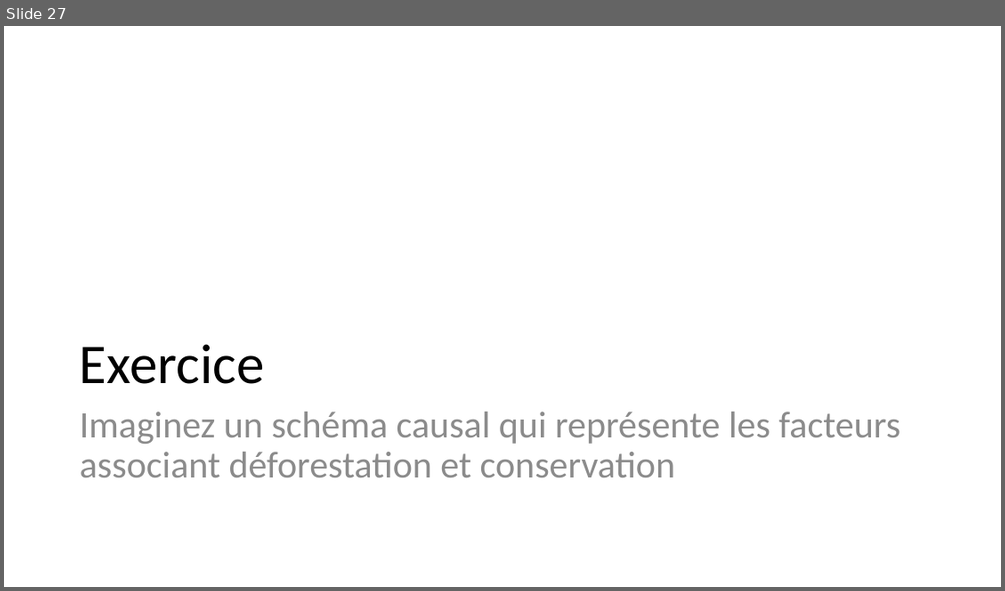
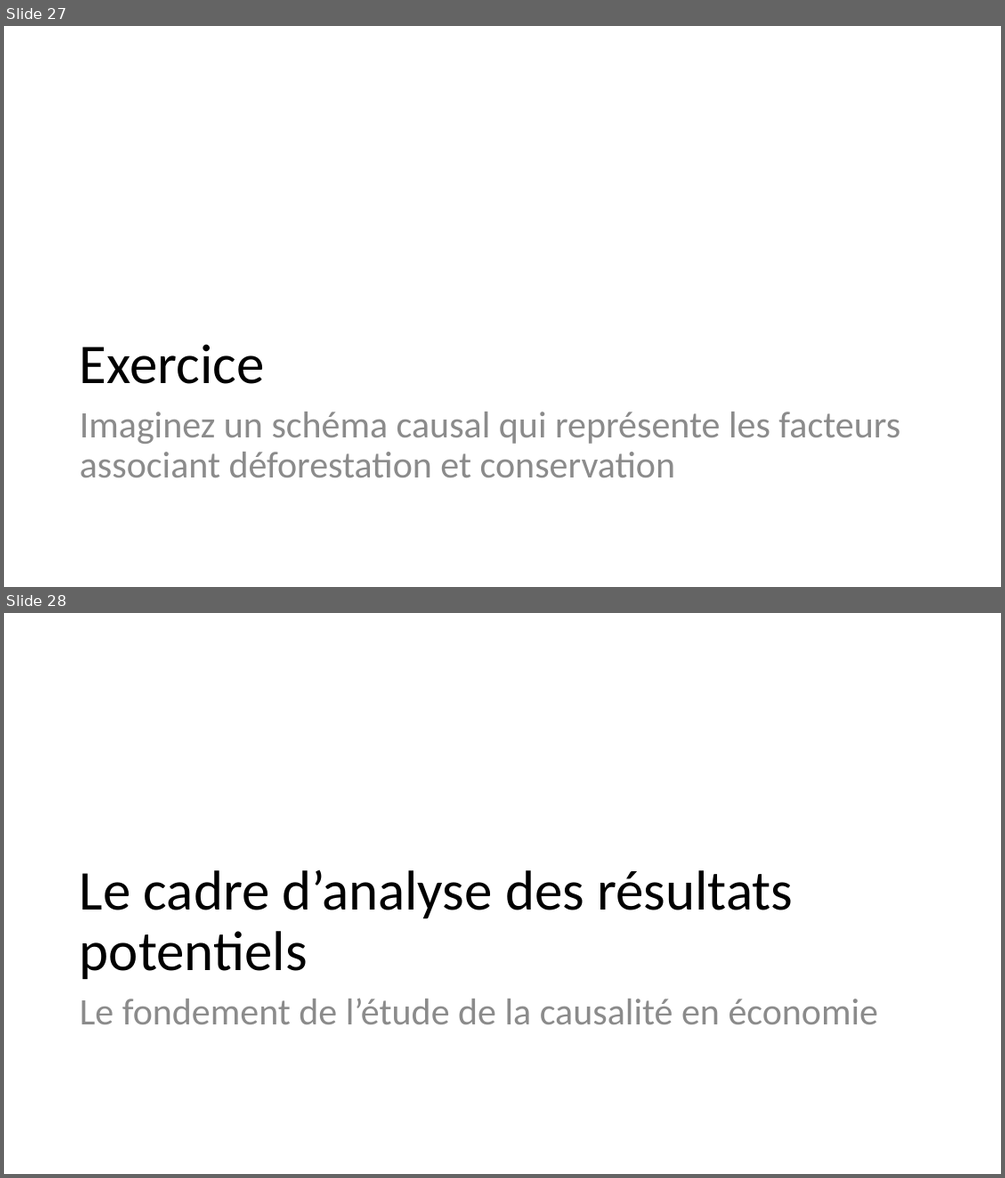
Before and after one commit to BETSAKA/statcap_impact_training, a slide deck: slides/fr/Jour 1_Introduction_Fondamentaux.pptx. Shown one above the other, each under a label of ours: slide 27 before the commit, slides 27 and 28 after it. The pictures are 1005x591 and 1005x1178 pixels, drawn with LibreOffice and Linux fonts; fonts in the diff are those of the drawing. Boxes give left, top, right and bottom in pixels: in the first picture for what was removed or moved away, otherwise in the second. Text is boxed around its words. In the diff, an @@ line names an element or a change of style, - is before the commit and + after.

```diff
--- a/slides/fr/Jour 1_Introduction_Fondamentaux.pptx
+++ b/slides/fr/Jour 1_Introduction_Fondamentaux.pptx
@@ slide 28 added at [4,613,1001,1174], background #FFFFFF @@
@@ title added at [80,869,793,979], 54 pt, text #000000 @@
+Le cadre d’analyse des résultats potentiels
@@ text added at [80,997,879,1024], 36 pt, text #8C8C8C @@
+Le fondement de l’étude de la causalité en économie
```
Also in this commit, not shown: 16 other slides added, 2 other files.
